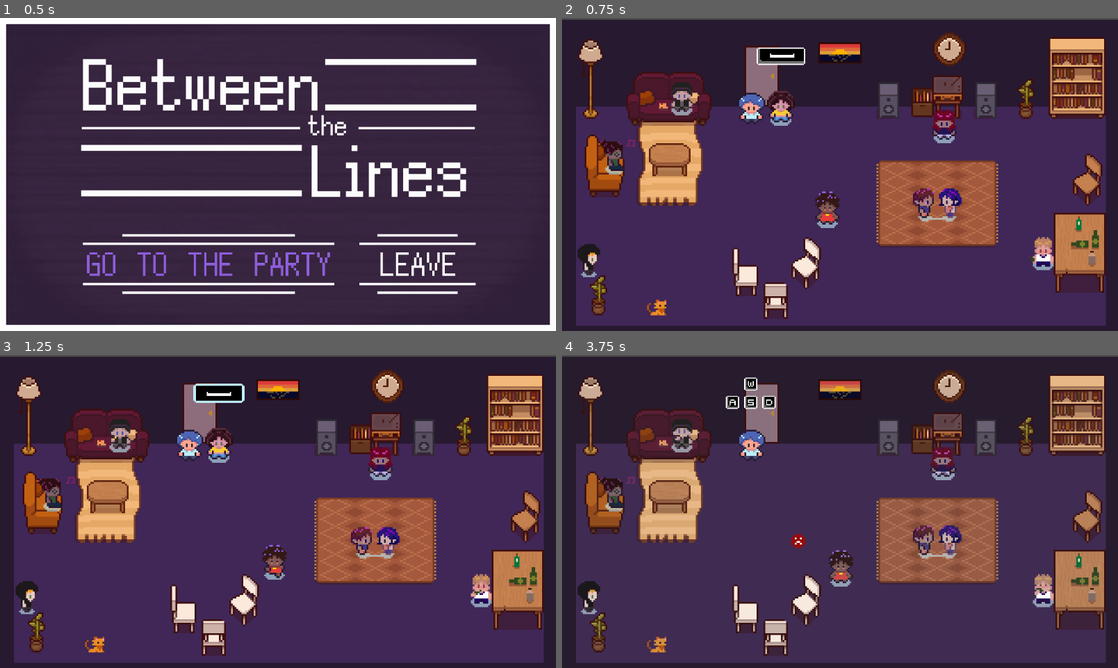
Above: before the commit, frames 1-4 (two rows, left to right).
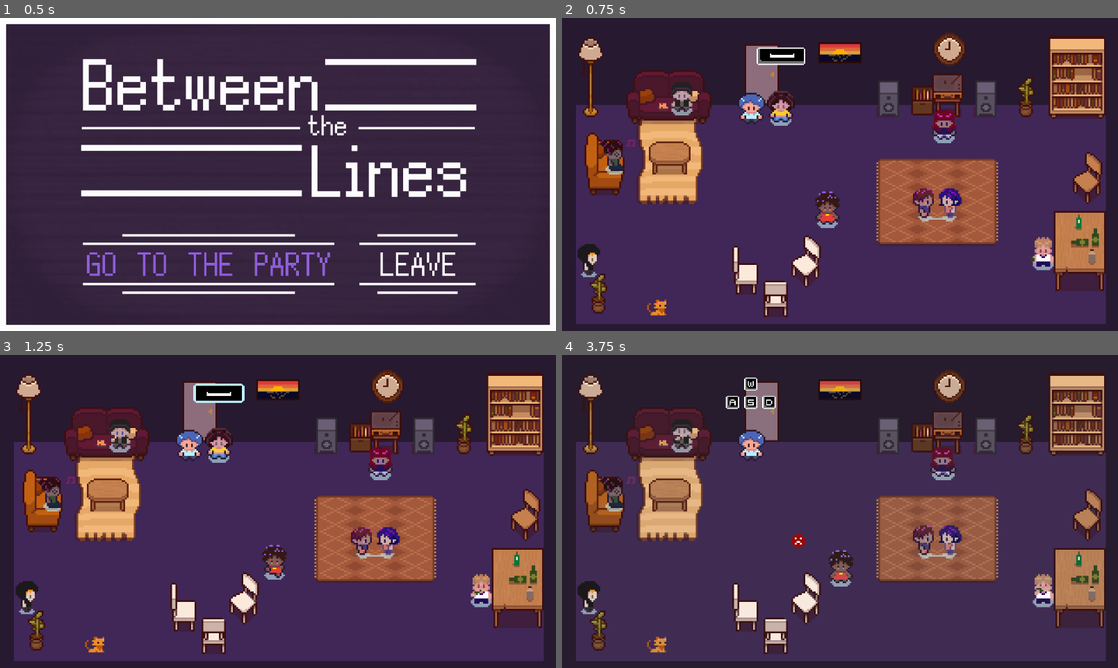
Above: after the commit, the same moments.

Repository: LaClimSx/between-the-lines
Game: Godot game, scene res://scenes/title_screen.tscn
Same seed, same stepped clock (60 frames per second), same inputs: the game is played once before the commit and once after it.
Inputs (mouse positions are in pixels of both pictures, inside the frame that each line leads up to):
- Up to frame 1 (0.5 s): no input
- Up to frame 2 (0.75 s): click (773, 265) at 0.5 s
- Up to frame 3 (1.25 s): no input
- Up to frame 4 (3.75 s): hold D (right) 1.28-2 s; hold Space (interact) 1.28-2 s; click "Next" at 2 s; click "See you later…" at 2.75 s; click "Next" at 3.5 s

Frame 1 is identical in both runs. In frame 2, 6.1% of the frame differs, in the area x 0-100%, y 0-99%; in frame 3, 6.0%; in frame 4, 5.6%.

Commit message:
new type of fading

Diff:
--- a/scenes/main.tscn
+++ b/scenes/main.tscn
@@ -45,13 +45,11 @@
 
 [sub_resource type="ShaderMaterial" id="ShaderMaterial_2cjbq"]
 shader = ExtResource("40_2cjbq")
-shader_parameter/start_x = 0.0
-shader_parameter/end_x = 0.0
+shader_parameter/fade = 0.0
 
 [sub_resource type="ShaderMaterial" id="ShaderMaterial_chjal"]
 shader = ExtResource("40_2cjbq")
-shader_parameter/start_x = 0.0
-shader_parameter/end_x = 0.0
+shader_parameter/fade = 0.0
 
 [sub_resource type="ShaderMaterial" id="ShaderMaterial_vxglm"]
 shader = ExtResource("16_muem4")
@@ -313,9 +311,8 @@
 
 [node name="Background" type="TextureRect" parent="." unique_id=1261762725]
 material = SubResource("ShaderMaterial_vxglm")
-offset_top = 1.0
 offset_right = 320.0
-offset_bottom = 181.0
+offset_bottom = 180.0
 texture = ExtResource("2_0ld40")
 script = ExtResource("17_dp3eg")
 metadata/_edit_lock_ = true
--- a/scripts/fade_shader.gdshader
+++ b/scripts/fade_shader.gdshader
@@ -1,13 +1,7 @@
 shader_type canvas_item;
-uniform float start_x = 0.;
-uniform float end_x = 0.;
+
+uniform float fade : hint_range(0.0, 1.0) = 0.0;
 
 void fragment() {
-	float curr_x = FRAGCOORD.x;
-	vec4 color = vec4(0., 0., 0., 0.);
-	if (curr_x > start_x && curr_x < end_x) {
-		color = vec4(0., 0., 0., 1.);
-	}
-
-	COLOR=color;
+    COLOR = vec4(0.0, 0.0, 0.0, fade);
 }
--- a/scripts/main.gd
+++ b/scripts/main.gd
@@ -24,6 +24,7 @@
 	var particle : Particle = PARTICLE.instantiate()
 	particle.texture = particle.texture_pos if diff > 0 else particle.texture_neg
 	add_child(particle)
+	particle.global_position = Vector2(-10, -10)
 	var tween : Tween = get_tree().create_tween()
 	tween.set_trans(Tween.TRANS_CUBIC).set_ease(Tween.EASE_OUT)
 	var end_pos : Vector2 = %ProgressBar.global_position + Vector2(%ProgressBar.size.x / 2, -3)
@@ -55,13 +56,8 @@
 func fade_to_black() -> void:
 	get_tree().paused = true
 	var mat : ShaderMaterial = $ShaderLayer/ColorRect.material;
-	if mat != null:
+	if mat:
 		var curr_tween : Tween = get_tree().create_tween().bind_node($ShaderLayer/ColorRect);
-
-		mat.set_shader_parameter("start_x", 1.);
-		mat.set_shader_parameter("end_x", 1.);
-		var maxX : int = DisplayServer.screen_get_size().x;
-		curr_tween.tween_property(mat, "shader_parameter/end_x", float(maxX), 1.5);
-		curr_tween.tween_property(mat, "shader_parameter/start_x", float(maxX), 1.5);
+		curr_tween.tween_property(mat, "shader_parameter/fade", 1.0, 1.2);
+		curr_tween.tween_property(mat, "shader_parameter/fade", 0.0, 1.2);
 		curr_tween.tween_callback(func() -> void: get_tree().paused = false)
-		#get_tree().create_timer(1.5).timeout.connect(func() -> void: get_tree().paused = false)
